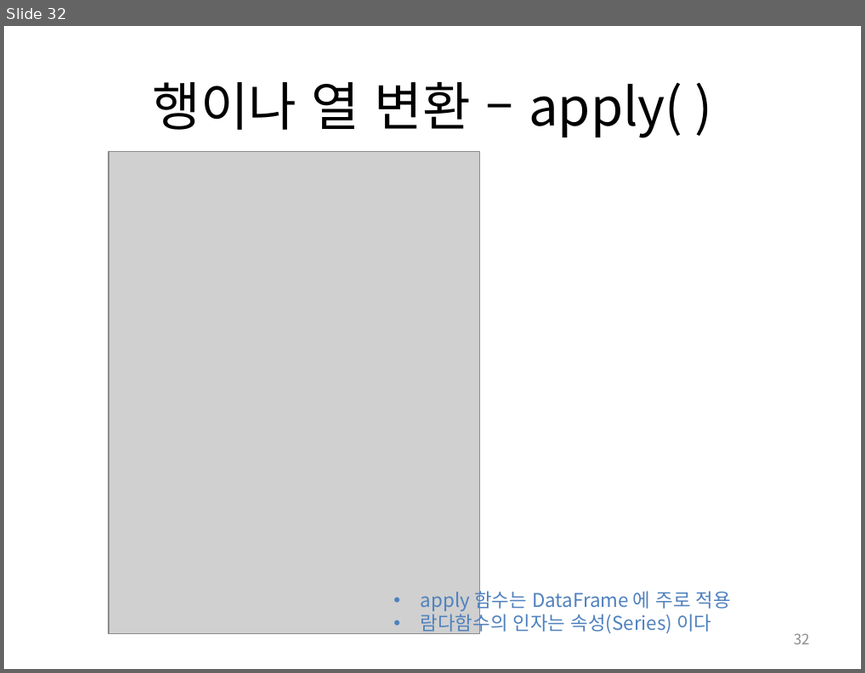
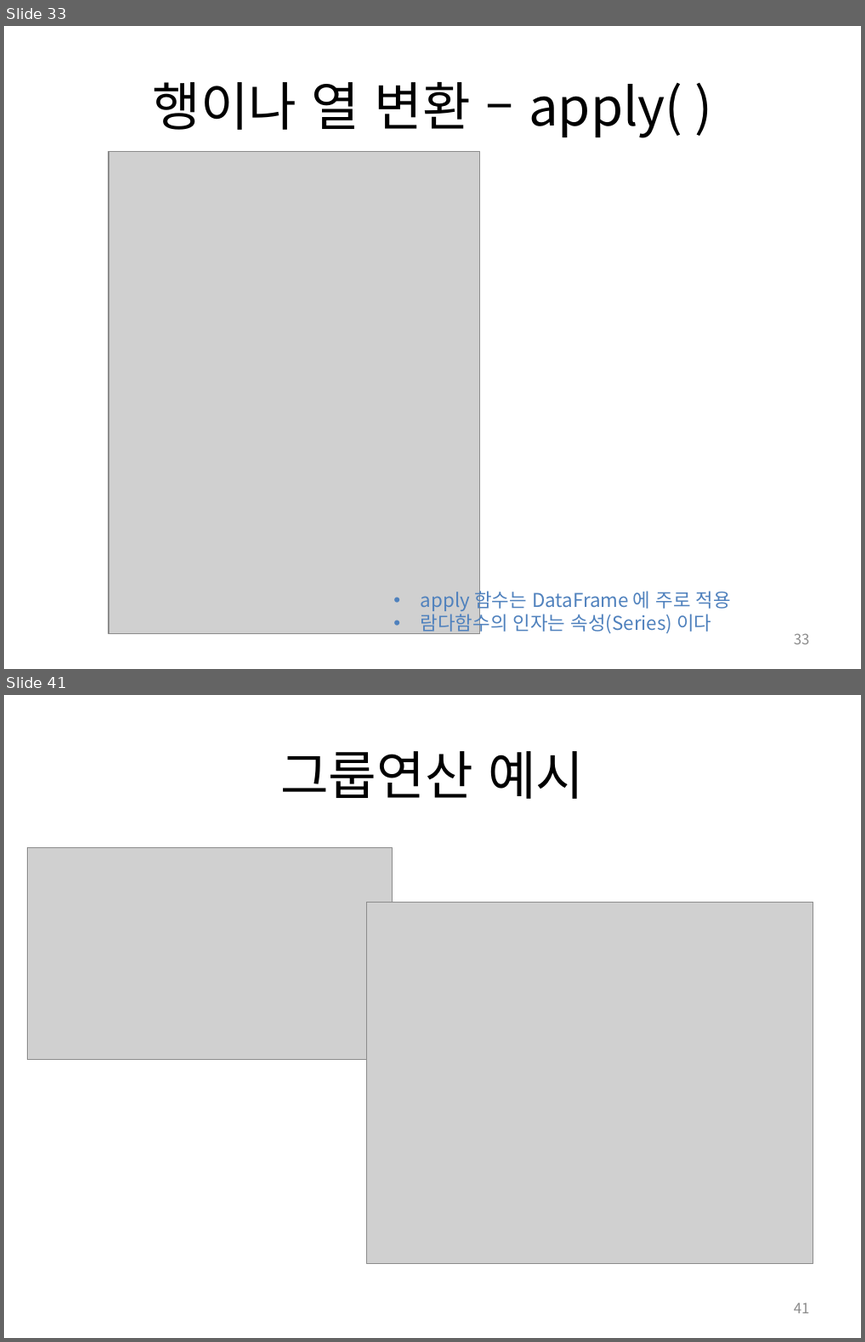
Before and after one commit to Heegu-han/AI, a slide deck: ppt/2_PANDAS.pptx. Shown one above the other, each under a label of ours: slide 32 before the commit, slides 33 and 41 after it; the slides between them are not shown. The pictures are 865x673 and 865x1342 pixels, drawn with LibreOffice and Linux fonts; fonts in the diff are those of the drawing; grey boxes stand for pictures. Boxes give left, top, right and bottom in pixels: in the first picture for what was removed or moved away, otherwise in the second. Text is boxed around its words. In the diff, an @@ line names an element or a change of style, - is before the commit and + after.

```diff
--- a/ppt/2_PANDAS.pptx
+++ b/ppt/2_PANDAS.pptx
@@ slide 41 added at bbox=[4, 695, 861, 1338], background #FFFFFF @@
@@ title added at bbox=[280, 751, 584, 799], 44 pt, text #000000 @@
+그룹연산 예시
@@ picture added at bbox=[28, 847, 392, 1059] @@
@@ picture added at bbox=[366, 902, 813, 1263] @@
@@ page number added at bbox=[794, 1303, 810, 1313], 12 pt, text #8C8C8C @@
+41
@@ what was slide 32 is now slide 33 @@
@@ page number at bbox=[794, 633, 810, 644]: text changed @@
-32
+33
```
Also in this commit, not shown: 2 slides changed, 8 other slides added, 1 other file.
